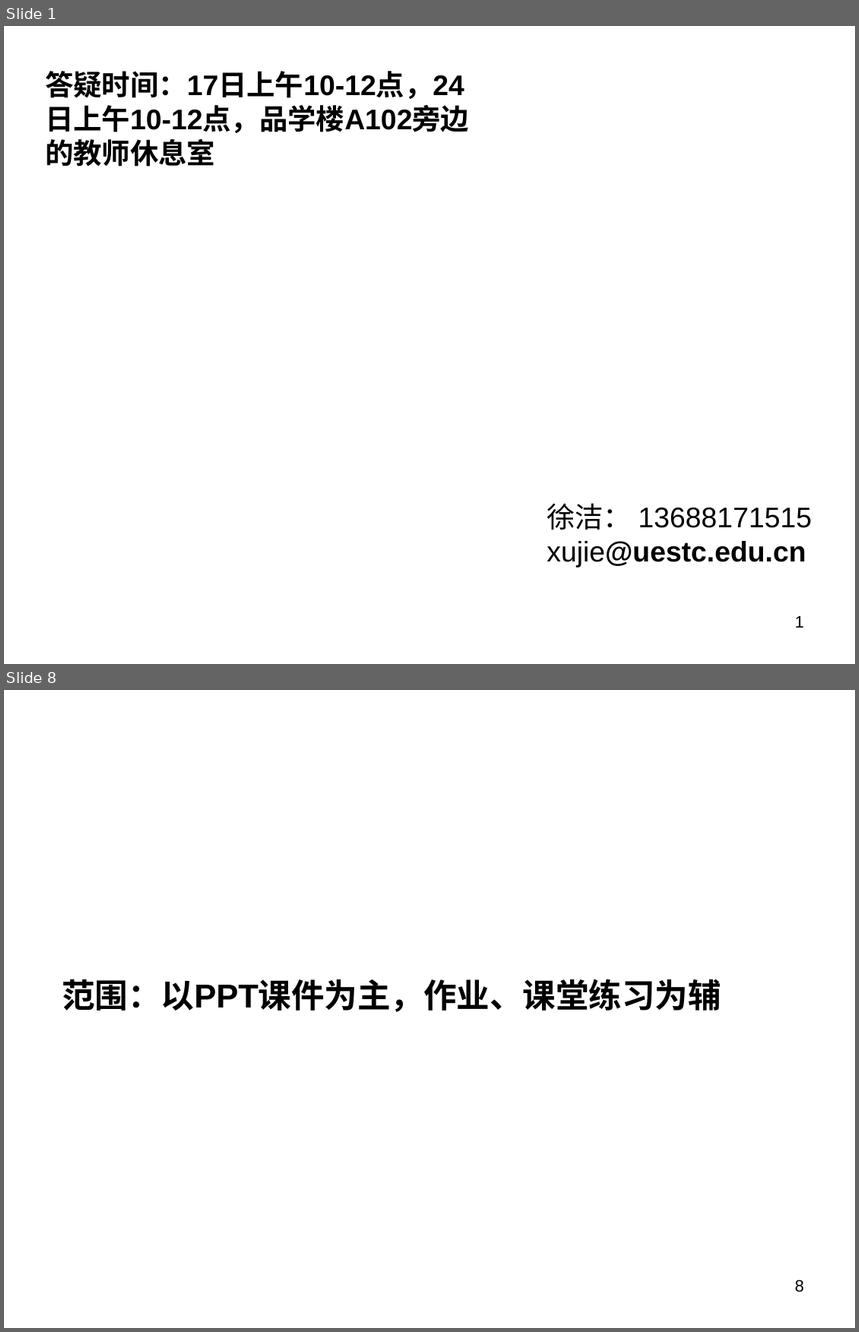
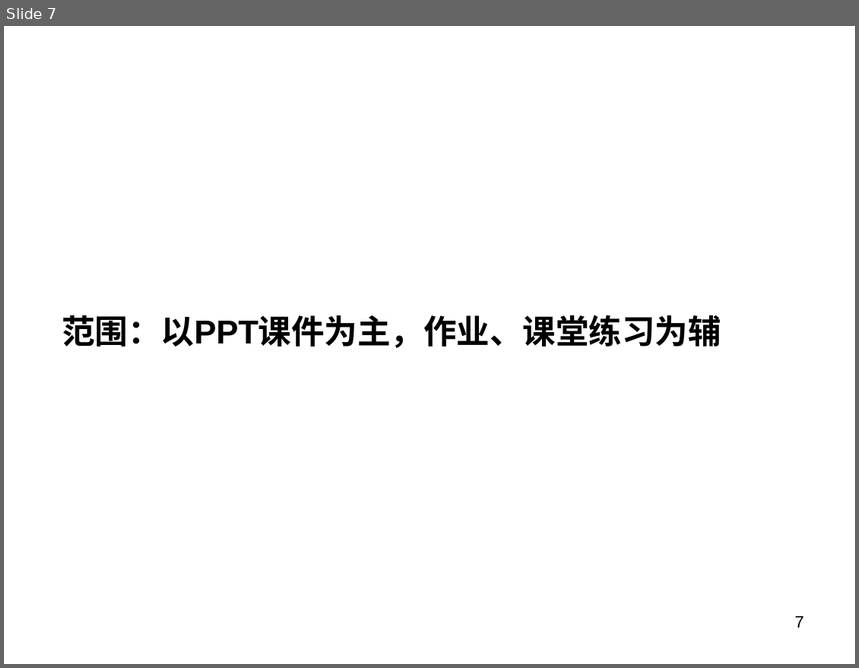
Before and after one commit to Xovee/uestc-course, a slide deck: 课程目录/计算机系统结构/复习资料/2019-6-复习提纲.ppt. Shown one above the other, each under a label of ours: slides 1 and 8 before the commit, slide 7 after it; the slides between them are not shown. The pictures are 859x1332 and 859x668 pixels, drawn with LibreOffice and Linux fonts; fonts in the diff are those of the drawing. Boxes give left, top, right and bottom in pixels: in the first picture for what was removed or moved away, otherwise in the second. Text is boxed around its words. In the diff, an @@ line names an element or a change of style, - is before the commit and + after.

```diff
--- a/课程目录/计算机系统结构/复习资料/2019-6-复习提纲.ppt
+++ b/课程目录/计算机系统结构/复习资料/2019-6-复习提纲.ppt
@@ slide 1 removed at <box>4,26,855,664</box>, background #FFFFFF @@
@@ text removed at <box>45,71,469,133</box> @@
-答疑时间：17日上午10-12点，24日上午10-12点，品学楼A102旁边的教师休息室
@@ text removed at <box>547,503,812,567</box> @@
-徐洁： 13688171515
-xujie@uestc.edu.cn
@@ page number removed at <box>795,617,804,628</box> @@
-1
@@ what was slide 8 is now slide 7 @@
@@ page number at <box>795,617,804,628</box>: text changed @@
-8
+7
```
Also in this commit, not shown: 5 slides changed, 35 other files.
